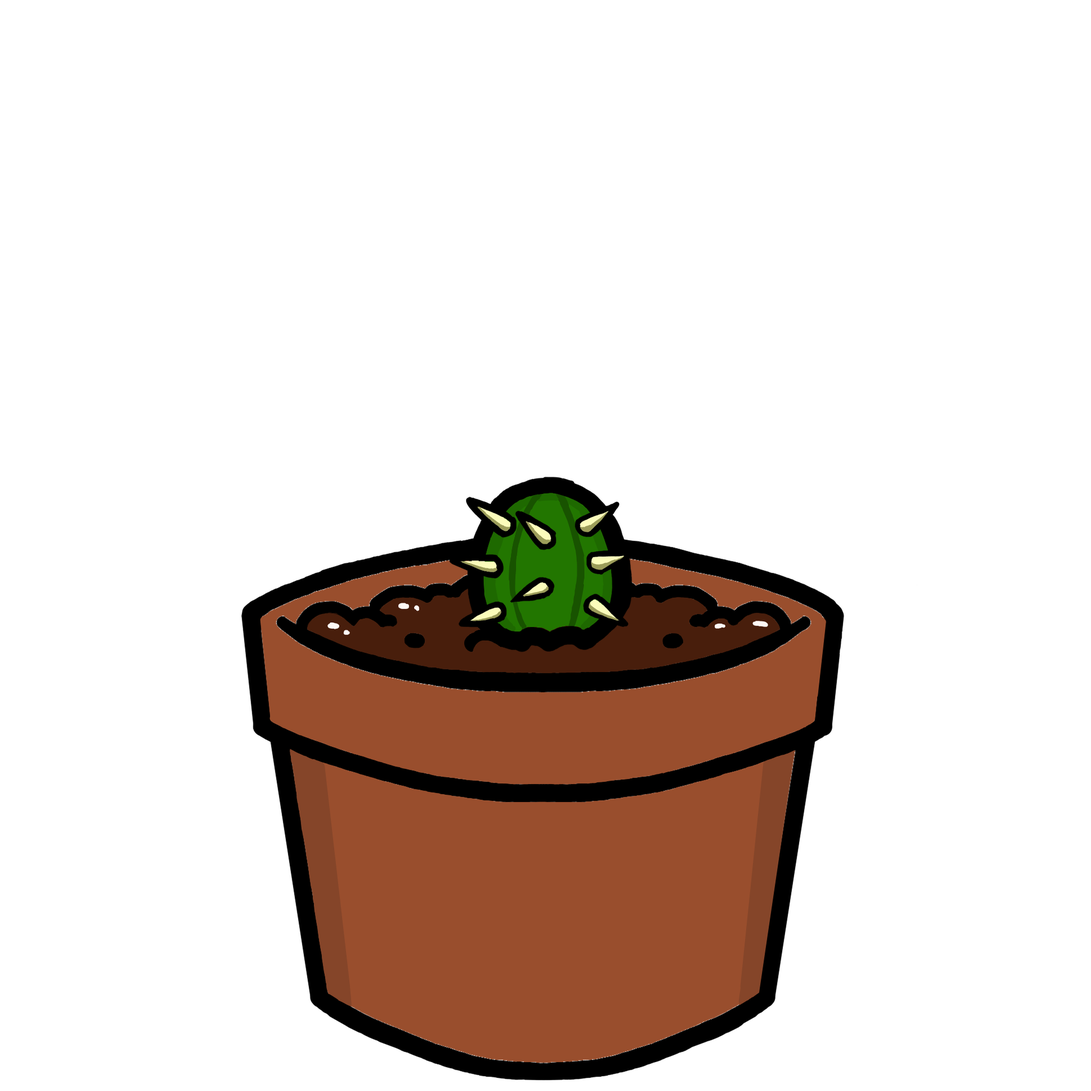
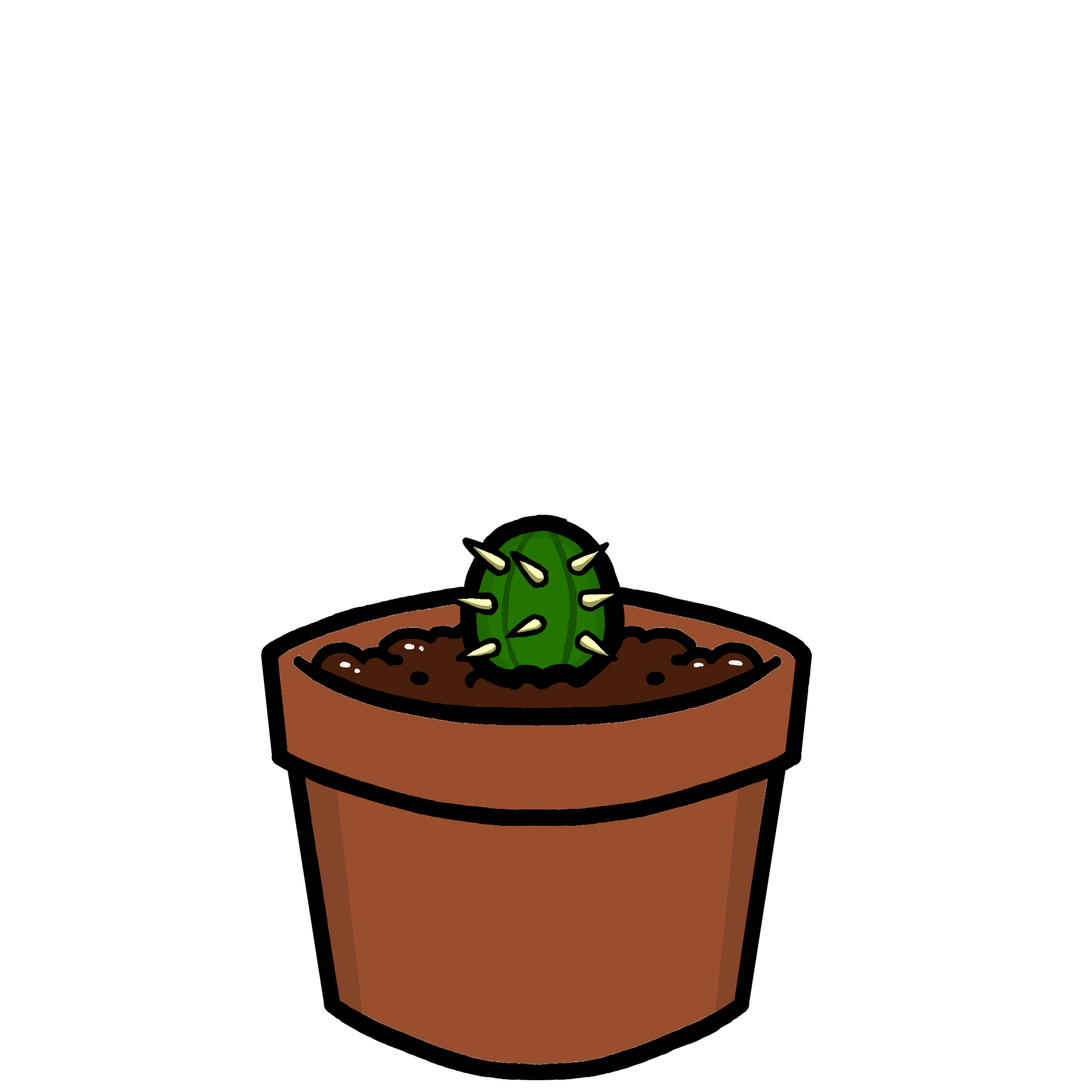
Layered file, before and after one edit (1091×1091). Changes by layer:
renamed "Paint Layer 11 Merged" to "spikes", painted on it over bbox(419, 488, 652, 676)
renamed "Paint Layer 10" to "cactus", painted on it over bbox(442, 476, 652, 699)
renamed "Paint Layer 9" to "pot", painted on it over bbox(241, 512, 918, 1081)
